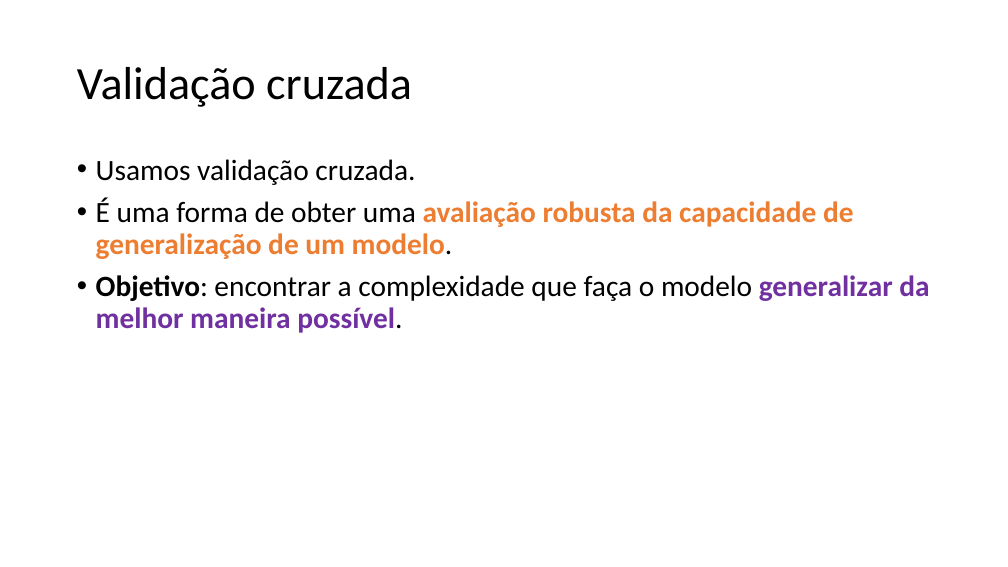
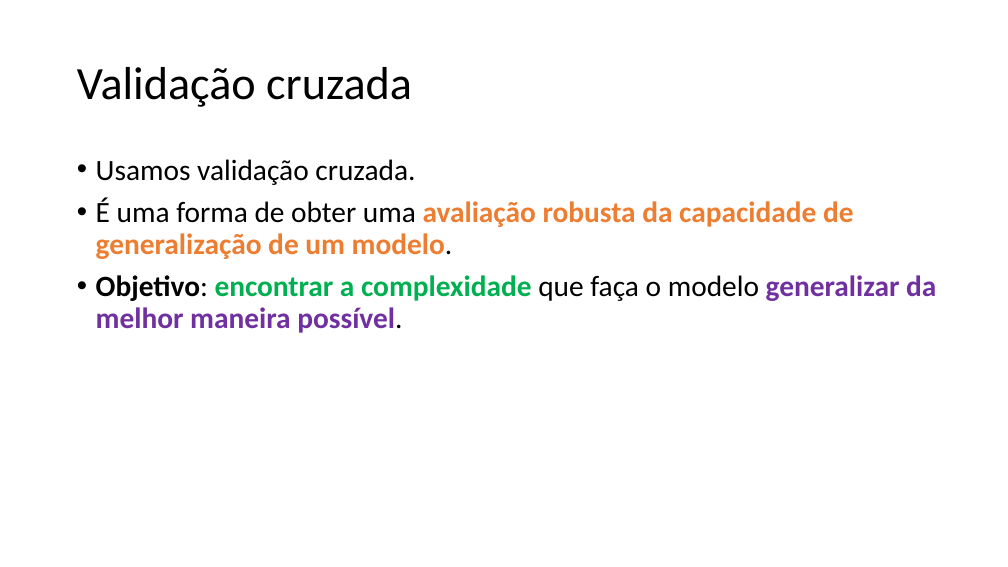
Before and after one commit to zz4fap/c24_inteligencia_artificial, a slide deck: slide 60 of slides/C24_Regressão.pptx. Drawn at 1008x567 pixels with LibreOffice and Linux fonts; fonts in the diff are those of the drawing. Boxes give left, top, right and bottom in pixels: in the first picture for what was removed or moved away, otherwise in the second. Text is boxed around its words. In the diff, an @@ line names an element or a change of style, - is before the commit and + after.

```diff
--- a/slides/C24_Regressão.pptx
+++ b/slides/C24_Regressão.pptx
@@ text at <box>96,275,936,333</box>: text colour #000000 to #00B050, bold on in "encontrar a complexidade" @@
```
Also in this commit, not shown: 11 other slides changed, 1 other file.
